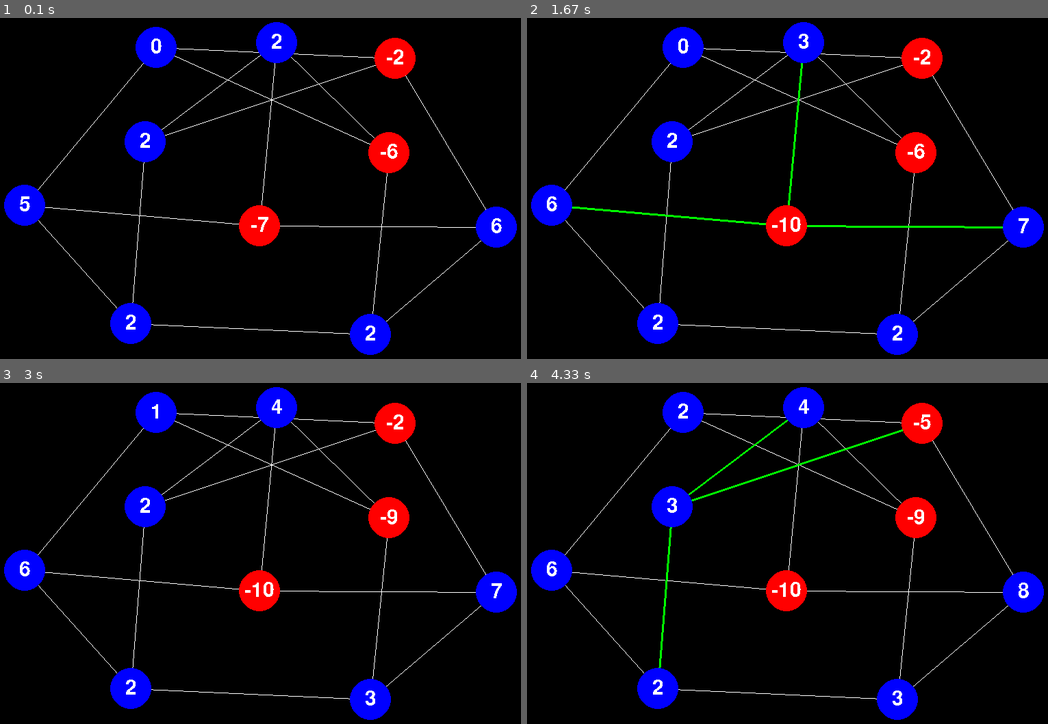
Above: before the commit, frames 1-4 (two rows, left to right).
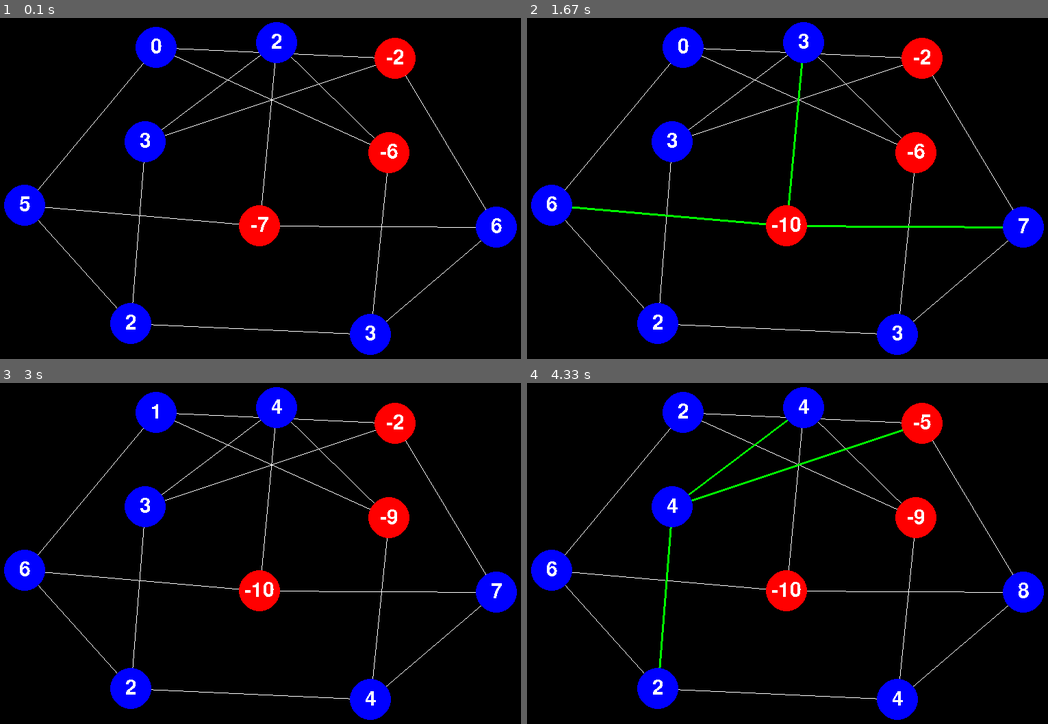
Above: after the commit, the same moments.

Repository: imoea/pygame
Game: pygame game, started from TheDollarGame/main.py
The game is run twice, just before and just after one commit, with the same random seed, the same clock (stepped at 60 frames per second) and the same inputs.
Inputs (mouse positions are in pixels of both pictures, inside the frame that each line leads up to):
- Up to frame 1 (0.1 s): no input
- Up to frame 2 (1.67 s): press the mouse at (797, 219) at 1.37 s; move the mouse to (792, 222) at 1.47 s; release the mouse at (792, 226) at 1.6 s
- Up to frame 3 (3 s): click (468, 696) at 1.78 s; click (375, 509) at 2.2 s; move the mouse to (88, 580) at 2.53 s; click (88, 580) at 2.7 s
- Up to frame 4 (4.33 s): click (912, 440) at 3.22 s; move the mouse to (631, 515) at 3.57 s; click (631, 515) at 3.82 s; move the mouse to (672, 505) at 4.23 s

The runs differ from the first frame. In frame 1, less than 0.1% of the frame differs, in the area x 26-73%, y 34-95%; in frame 2, less than 0.1%; in frame 3, less than 0.1%; in frame 4, less than 0.1%, in the area x 26-73%, y 33-95%.

Commit message:
fixed a stupid bug

Diff:
--- a/TheDollarGame/main.py
+++ b/TheDollarGame/main.py
@@ -49,7 +49,7 @@
         self.money = np.zeros(n_nodes, dtype=int)  # node wealth
         # distribute starting wealth
         for _ in range(n_edges - n_nodes + 1):
-            self.money[random.choice(self.nodes)] = 1
+            self.money[random.choice(self.nodes)] += 1
         # make random donations to set the starting game state
         for _ in range(n_edges):
             self.make_donation(random.choice(self.nodes))
Not shown, removed: Tetris/.main.py.swp
